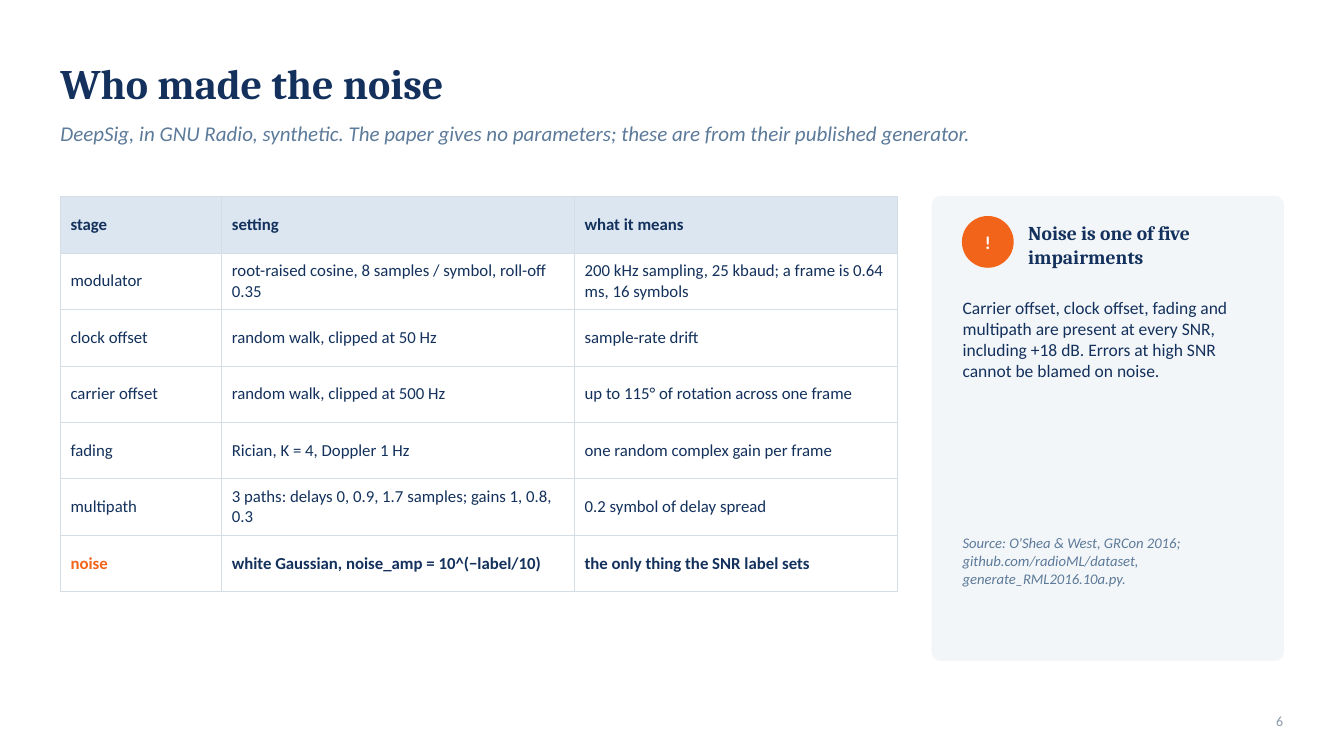
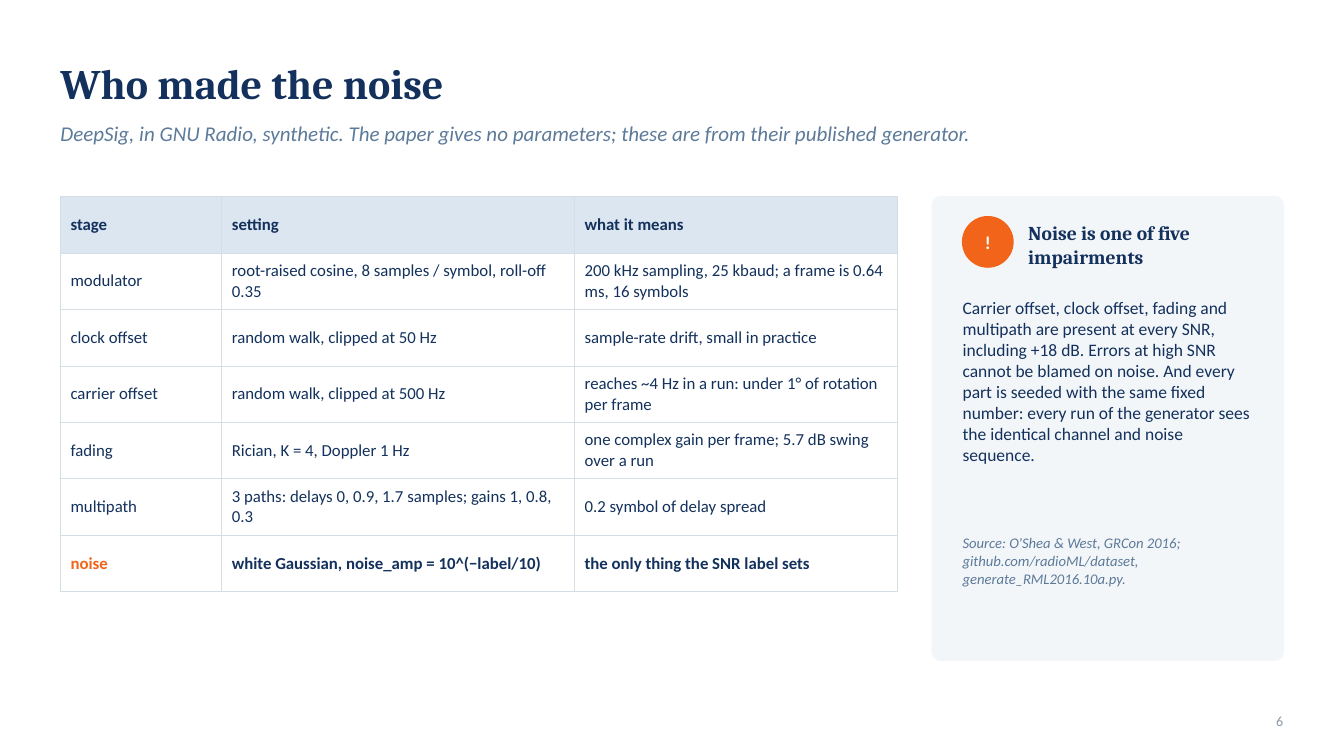
Before and after one commit to YusufBilo78/amc, a slide deck: slide 6 of deck/moshe_2016.pptx. Drawn at 1344x756 pixels with LibreOffice and Linux fonts; fonts in the diff are those of the drawing. Boxes give left, top, right and bottom in pixels: in the first picture for what was removed or moved away, otherwise in the second. Text is boxed around its words. In the diff, an @@ line names an element or a change of style, - is before the commit and + after.

```diff
--- a/deck/moshe_2016.pptx
+++ b/deck/moshe_2016.pptx
@@ table at bbox=[60, 197, 897, 576] @@
-row 3, column 3: sample-rate drift
+row 3, column 3: sample-rate drift, small in practice
-row 4, column 3: up to 115° of rotation across one frame
+row 4, column 3: reaches ~4 Hz in a run: under 1° of rotation per frame
-row 5, column 3: one random complex gain per frame
+row 5, column 3: one complex gain per frame; 5.7 dB swing over a run
@@ text at bbox=[963, 302, 1250, 464]: text changed @@
-Carrier offset, clock offset, fading and multipath are present at every SNR, including +18 dB. Errors at high SNR cannot be blamed on noise.
+Carrier offset, clock offset, fading and multipath are present at every SNR, including +18 dB. Errors at high SNR cannot be blamed on noise. And every part is seeded with the same fixed number: every run of the generator sees the identical channel and noise sequence.
```
Also in this commit, not shown: 7 other files.
